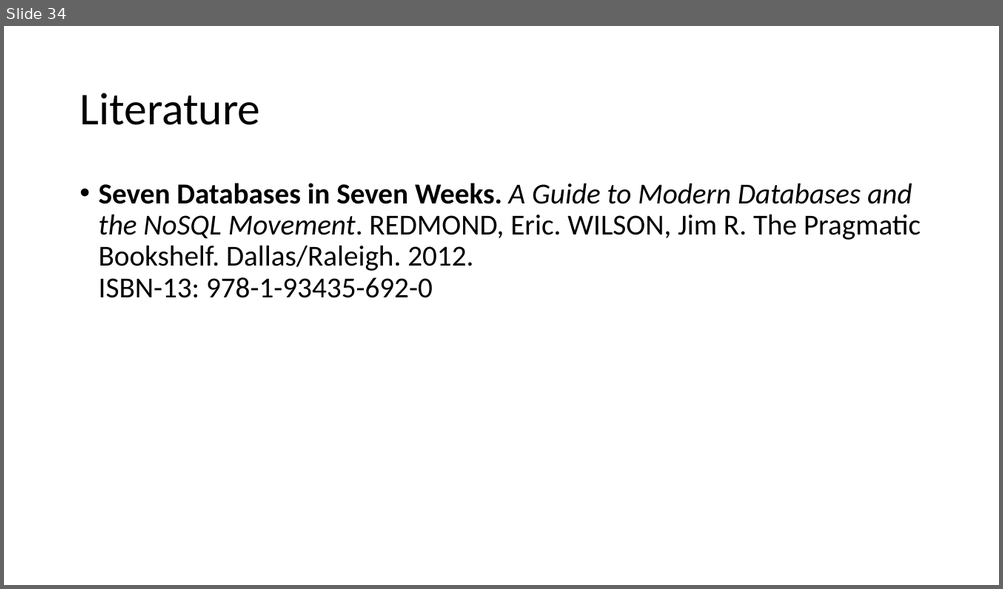
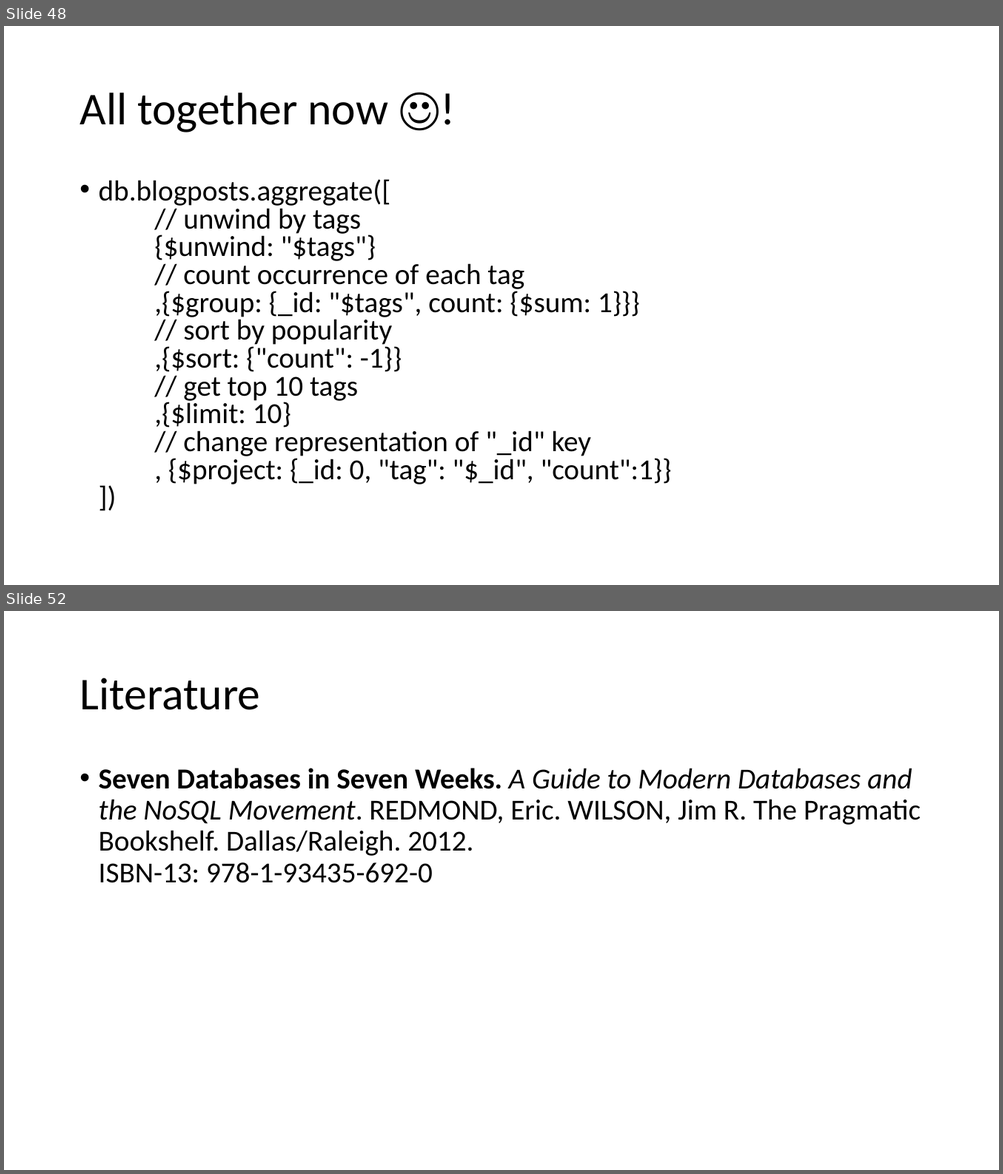
Before and after one commit to tiefenauer/m101j, a slide deck: m101j.pptx. Shown one above the other, each under a label of ours: slide 34 before the commit, slides 48 and 52 after it; the slides between them are not shown. The pictures are 1003x589 and 1003x1174 pixels, drawn with LibreOffice and Linux fonts; fonts in the diff are those of the drawing. Boxes give left, top, right and bottom in pixels: in the first picture for what was removed or moved away, otherwise in the second. Text is boxed around its words. In the diff, an @@ line names an element or a change of style, - is before the commit and + after.

```diff
--- a/m101j.pptx
+++ b/m101j.pptx
@@ slide 48 added at (4, 26, 999, 585), background #FFFFFF @@
@@ title added at (79, 93, 388, 133), 44 pt, text #000000 @@
+All together now ☺!
@@ text added at (99, 179, 671, 485), 28 pt, text #000000 @@
+• db.blogposts.aggregate([
+  // unwind by tags
+  {$unwind: "$tags"}
+  // count occurrence of each tag
+  ,{$group: {_id: "$tags", count: {$sum: 1}}}
+  // sort by popularity
+  ,{$sort: {"count": -1}}
+  // get top 10 tags
+  ,{$limit: 10}
+  // change representation of "_id" key
+  , {$project: {_id: 0, "tag": "$_id", "count":1}}
+  ])
@@ what was slide 34 is now slide 52 @@
```
Also in this commit, not shown: 1 slide changed, 17 other slides added.
